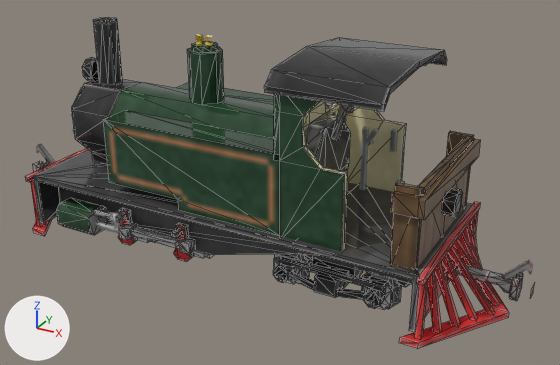
Two versions of the OBJ model src/main/assets/immersiverailroading/models/rolling_stock/locomotives/kitsune_nymph_locomotive/kitsune_nymph_meliad_locomotive.obj, one commit apart.
One viewpoint serves both versions: a 50 mm lens placed at (4.74, -6.92, 4.45), pointed at (0.89, 0.08, 0.95). Arrows for +X, +Y and +Z are at lower left; the lights stay in place. Mesh edges are drawn as thin lines on the coarser meshes. Where no turn or scale is listed for an object, it has been applied to the vertices. Vertices at the same position are counted once.

Objects in the first picture: 'BOGEY_REAR', 'BOGEY_REAR_WHEEL_1', 'COUPLER_ENGAGED_REAR_2_TOGGLE_LABEL_Uncouple', 'FRAME', 'FRAME.001', 'FRAME.002', 'FRAME.003', 'FRAME.004', 'FRAME.005', 'FRAME.006', 'MAIN_ROD_LEFT', 'STEAM_CHEST_1', 'WIDGET_2_CG_headfront_TOGGLE_LABEL_Front^Headlight', 'WIDGET_3_CG_headrear_TOGGLE_LABEL_Rear^Headlight'.
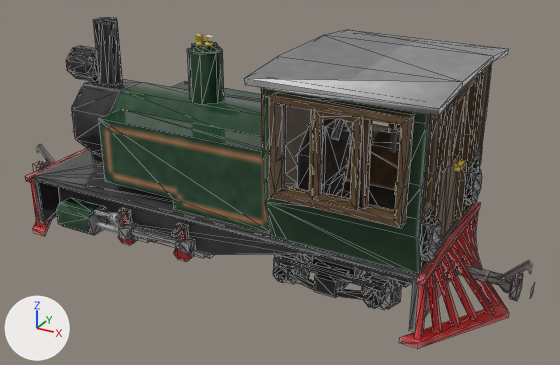
Boxes [x1, y1, x2, y2] around the edits, measured in the pictures (560 x 365 px):
'FRAME.cab', added
    after: [245, 30, 508, 275]
'FRAME.006', deleted
    before: [264, 37, 447, 251]
'FRAME.003', mesh moved
    before: [103, 83, 330, 236]
    after: [99, 82, 270, 233]
'FRAME.001', deleted
    before: [390, 131, 480, 270]
'DOOR_2_CONNECTING', added
    after: [438, 88, 469, 237]
'WIDGET_3_CG_headrear_TOGGLE_LABEL_Rear^Headlight', reshaped
    before: [442, 188, 463, 217]
    after: [465, 167, 482, 206]
'WIDGET_1_TOGGLE_CG_headfront_LABEL_Front^Headlight', added
    after: [66, 46, 99, 82]
'WIDGET_2_CG_headrear_TOGGLE_LABEL_Rear^Headlight', added
    after: [421, 217, 442, 262]
'WIDGET_2_CG_headfront_TOGGLE_LABEL_Front^Headlight', deleted
    before: [82, 58, 99, 82]
part 2 of me_widget_3_cg_headrear_toggle_label_rear_headlight, added
    after: [465, 167, 482, 206]
part 3 of me_widget_3_cg_headrear_toggle_label_rear_headlight, deleted
    before: [442, 188, 463, 217]

The change, as a list of edits to the scene's bpy script:
```text
Add mat_cab_base:
    mat_cab_base = bpy.data.materials.new('Cab_Base')
    # uses the picture img_cab_base_png
Add mat_cab_colour:
    mat_cab_colour = bpy.data.materials.new('Cab_Colour')
    # uses the picture img_cab_colour_png
Change me_frame_003:
    where me_frame_003.from_pydata(...)  # 26 vertices, 34 faces; spans x -0.81..1.38, y -0.81..0.81, z 0.81..1.69
    me_frame_003 part 1: the whole mesh is moved by (-0.06, 0.0, 0.0)
Change me_widget_3_cg_headrear_toggle_label_rear_headlight:
    remove me_widget_3_cg_headrear_toggle_label_rear_headlight.from_pydata(...)  # 16 vertices, 22 faces; spans x 2.812..2.938, y -0.125..0.125, z 1.062..1.312
    remove me_widget_3_cg_headrear_toggle_label_rear_headlight.materials.append(mat_handle)
    add me_widget_3_cg_headrear_toggle_label_rear_headlight.from_pydata(...)  # 40 vertices, 70 faces; spans x 2.812..2.938, y 0.5..0.875, z 0.906..1.281
    me_widget_3_cg_headrear_toggle_label_rear_headlight part 2: 40 vertices added at x 2.812..2.938, y 0.5..0.875, z 0.906..1.281
    me_widget_3_cg_headrear_toggle_label_rear_headlight part 3: 16 vertices removed from x 2.812..2.938, y -0.125..0.125, z 1.062..1.312
    add me_widget_3_cg_headrear_toggle_label_rear_headlight.materials.append(mat_base)
Remove ob_frame_001:
    ob_frame_001 = bpy.data.objects.new('FRAME.001', me_frame_001)
Remove ob_frame_006:
    ob_frame_006 = bpy.data.objects.new('FRAME.006', me_frame_006)
Remove ob_widget_2_cg_headfront_toggle_label_front_headlight:
    ob_widget_2_cg_headfront_toggle_label_front_headlight = bpy.data.objects.new('WIDGET_2_CG_headfront_TOGGLE_LABEL_Front^Headlight', me_widget_2_cg_headfront_toggle_label_front_headlight)
Add ob_widget_2_cg_headrear_toggle_label_rear_headlight:
    ob_widget_2_cg_headrear_toggle_label_rear_headlight = bpy.data.objects.new('WIDGET_2_CG_headrear_TOGGLE_LABEL_Rear^Headlight', me_widget_2_cg_headrear_toggle_label_rear_headlight)  # 40 vertices, 70 faces; spans x 2.812..2.938, y -0.875..-0.5, z 0.906..1.281
    ob_widget_2_cg_headrear_toggle_label_rear_headlight.location = (0.0, 0.0, 0.0)
Add ob_widget_1_toggle_cg_headfront_label_front_headlight:
    ob_widget_1_toggle_cg_headfront_label_front_headlight = bpy.data.objects.new('WIDGET_1_TOGGLE_CG_headfront_LABEL_Front^Headlight', me_widget_1_toggle_cg_headfront_label_front_headlight)  # 48 vertices, 92 faces; spans x -1.875..-1.5, y -0.187..0.188, z 1.812..2.188
    ob_widget_1_toggle_cg_headfront_label_front_headlight.location = (0.0, 0.0, 0.0)
Add ob_frame_cab:
    ob_frame_cab = bpy.data.objects.new('FRAME.cab', me_frame_cab)  # 390 vertices, 658 faces, 3 loose edges; spans x 1.19..3.0, y -1.12..1.13, z 0.81..2.56
    ob_frame_cab.location = (0.0, 0.0, 0.0)
Add ob_door_2_connecting:
    ob_door_2_connecting = bpy.data.objects.new('DOOR_2_CONNECTING', me_door_2_connecting)  # 56 vertices, 112 faces; spans x 2.69..2.88, y -0.44..0.44, z 0.81..2.31
    ob_door_2_connecting.location = (0.0, 0.0, 0.0)
```
